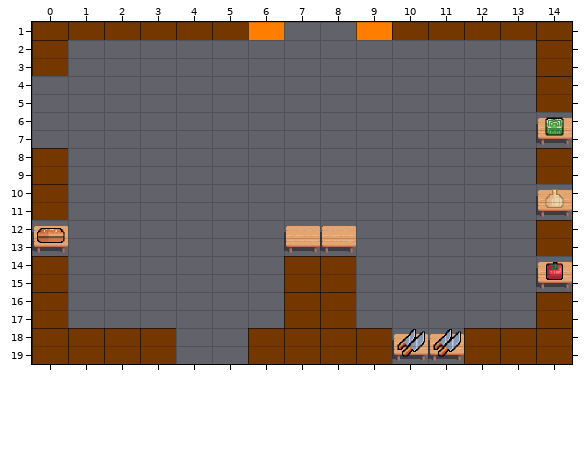
Two states of a Tiled map, ENG1/assets/Maps/StationsMap.tmx. The picture above was drawn from the file before the commit.
Cells are 64x32 px. Shown: x 0..14, y 1..19.
Now the later version:
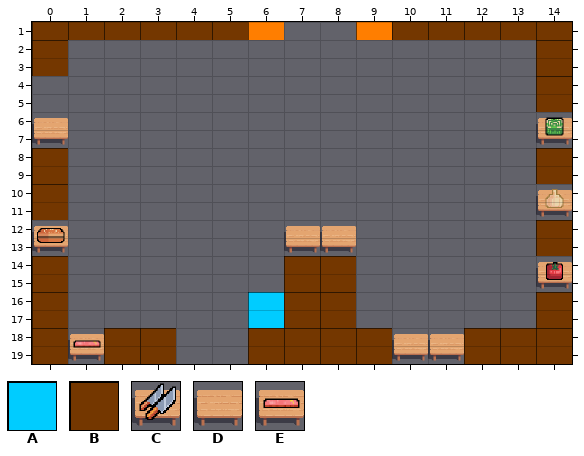
Key: from "Stations": A 4, B 6, C 10, D 15, E 16.
_ is an empty cell.
Changes in this commit:
Layer "Tile Layer 1":
y 7: x 0 _ -> D
y 17: x 6 _ -> A
y 19: x 1 B -> E; x 10..11 CC -> DD
Pixel boxes of the changes (left, top, right, bottom) in both pictures:
added: (32, 118, 68, 145)
added: (248, 292, 284, 328)
changed: (68, 328, 104, 364)
changed: (397, 329, 461, 357)
